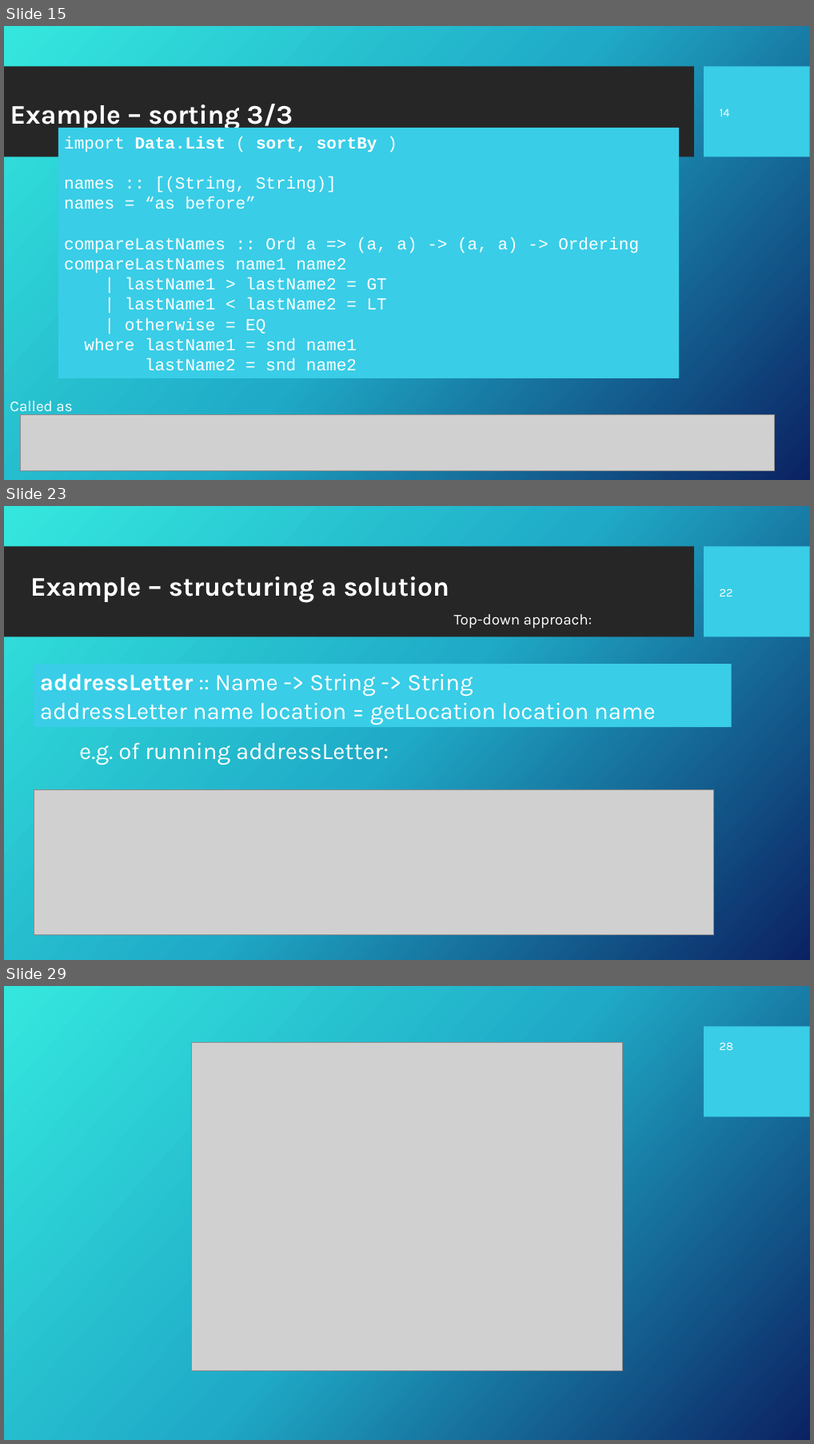
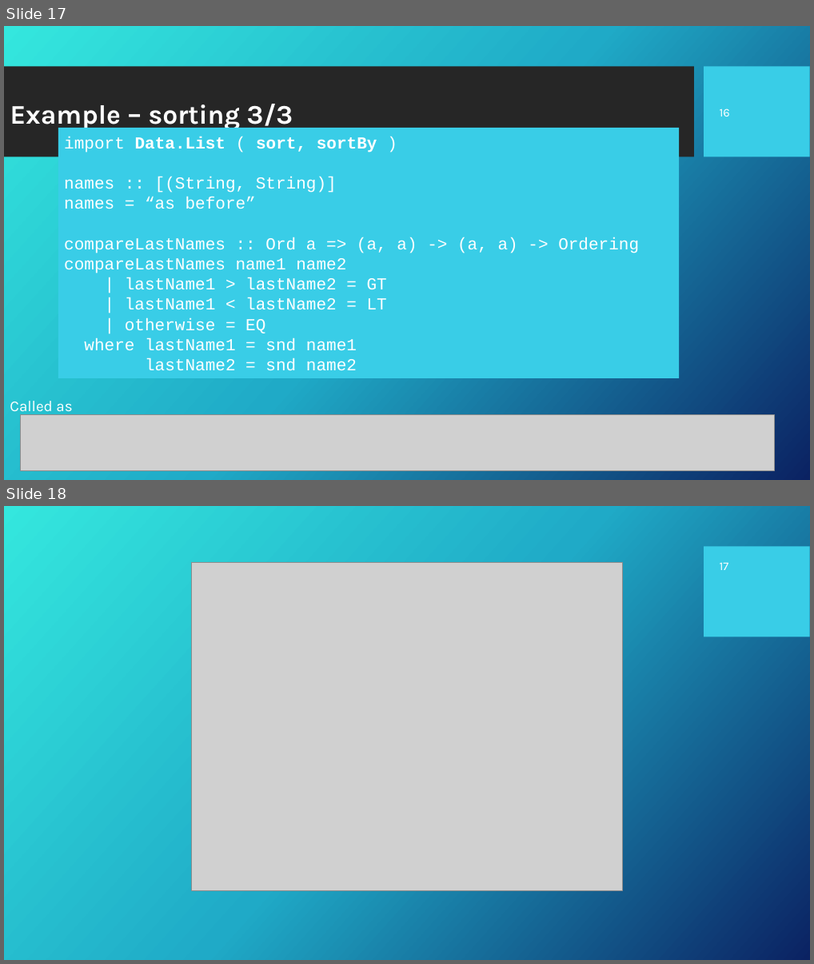
Before and after one commit to Fun-Prog-26/fun-prog-26, a slide deck: topic04-functions-and-lambda-calculus/unit-04a-lectures/wip/talk-3/c-first-class.pptx. Shown one above the other, each under a label of ours: slides 15, 23 and 29 before the commit, slides 17 and 18 after it; the slides between them are not shown. The pictures are 814x1444 and 814x964 pixels, drawn with LibreOffice and Linux fonts; fonts in the diff are those of the drawing; grey boxes stand for pictures; background and template pictures are left out. Boxes give left, top, right and bottom in pixels: in the first picture for what was removed or moved away, otherwise in the second. Text is boxed around its words. In the diff, an @@ line names an element or a change of style, - is before the commit and + after.

Commit message:
break down first class functions ppt into 2

```diff
--- a/topic04-functions-and-lambda-calculus/unit-04a-lectures/wip/talk-3/c-first-class.pptx
+++ b/topic04-functions-and-lambda-calculus/unit-04a-lectures/wip/talk-3/c-first-class.pptx
@@ slide 23 removed at (4, 506, 810, 960), background picture (left out); not listed: 2 template elements that a slide beside it also shows @@
@@ text removed at (30, 576, 450, 603) @@
-Example – structuring a solution
@@ page number removed at (720, 588, 734, 596) @@
-22
@@ text removed at (454, 614, 593, 628) @@
-Top-down approach:
@@ rectangle removed at (34, 664, 732, 727) @@
-addressLetter :: Name -> String -> String
-addressLetter name location = getLocation location name
@@ text removed at (79, 743, 389, 764) @@
-e.g. of running addressLetter:
@@ picture removed at (34, 790, 714, 935) @@
@@ what was slide 15 is now slide 17 @@
@@ page number at (720, 108, 730, 116): text changed @@
-14
+16
@@ what was slide 29 is now slide 18 @@
@@ page number at (720, 562, 730, 570): text changed @@
-28
+17
```
Also in this commit, not shown: 2 slides added, 12 other slides removed, 13 other files.
